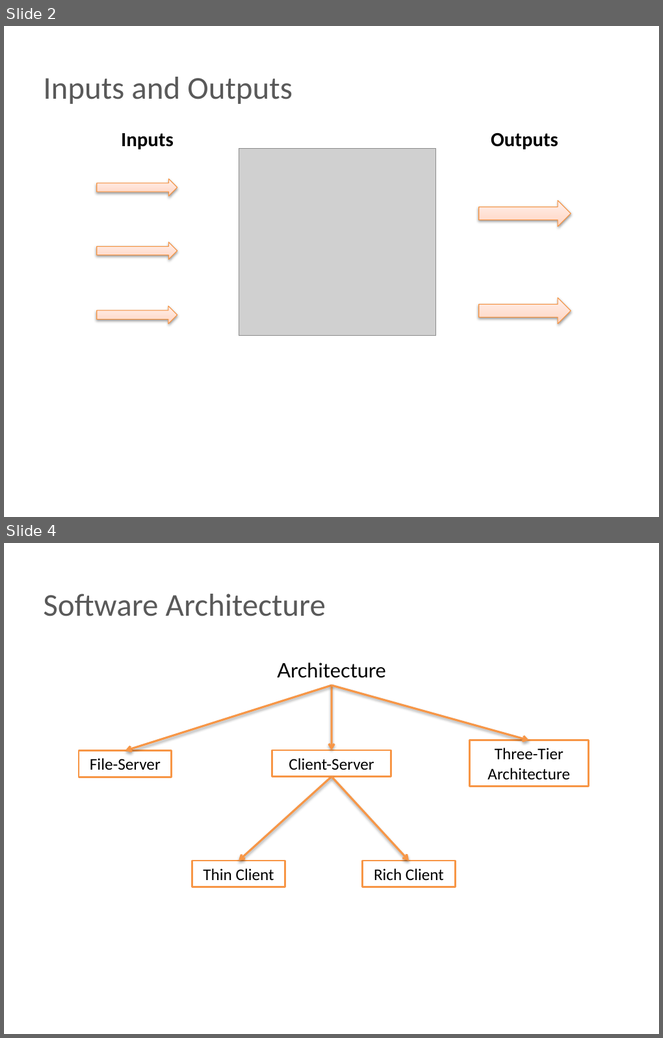
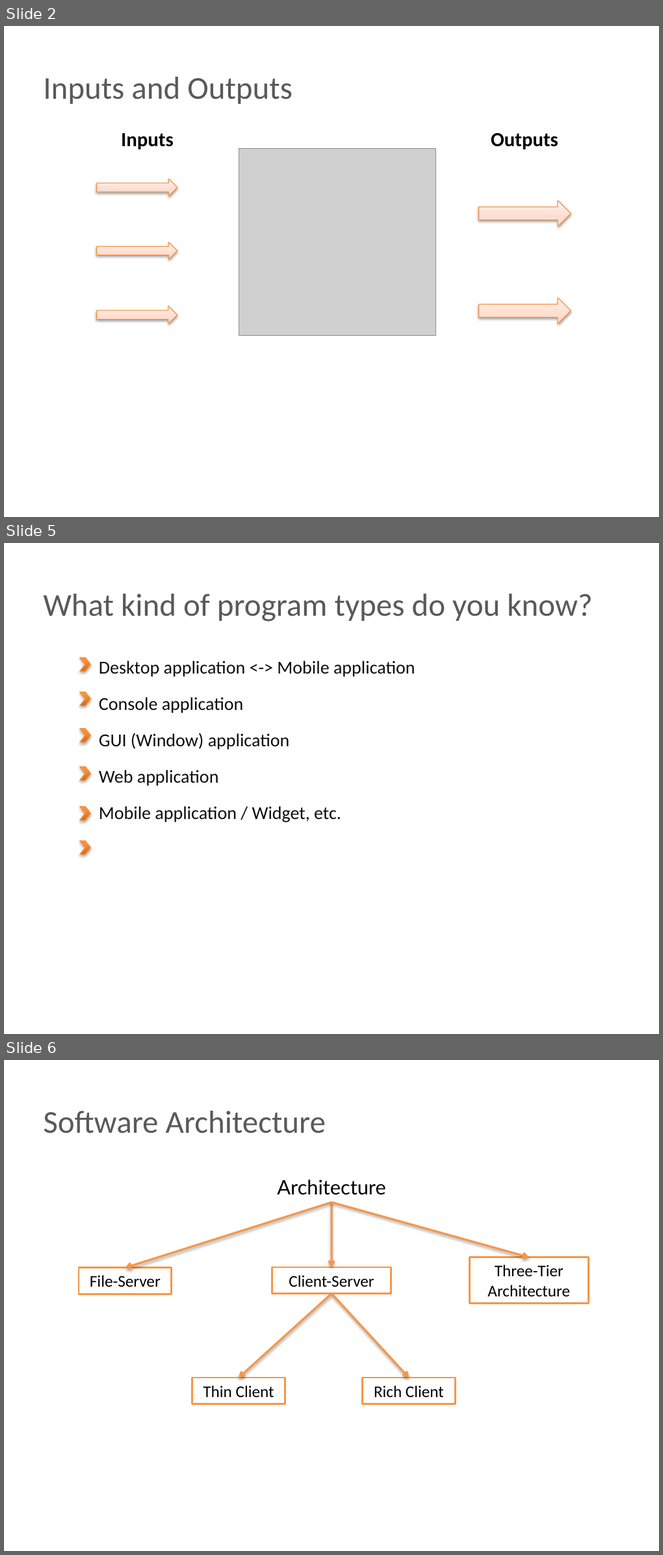
Before and after one commit to BigRacer/swtesting, a slide deck: 1.Introduction_part2/Introduction.pptx. Shown one above the other, each under a label of ours: slides 2 and 4 before the commit, slides 2, 5 and 6 after it; the slides between them are not shown. The pictures are 663x1038 and 663x1555 pixels, drawn with LibreOffice and Linux fonts; fonts in the diff are those of the drawing; grey boxes stand for pictures; background and template pictures are left out. Boxes give left, top, right and bottom in pixels: in the first picture for what was removed or moved away, otherwise in the second. Text is boxed around its words. In the diff, an @@ line names an element or a change of style, - is before the commit and + after.

```diff
--- a/1.Introduction_part2/Introduction.pptx
+++ b/1.Introduction_part2/Introduction.pptx
@@ slide 5 added at <box>4,543,659,1034</box>, background picture (left out) @@
@@ text added at <box>43,594,592,622</box>, 35 pt, text #595959 @@
+What kind of program types do you know?
@@ chevron added at <box>80,657,91,672</box>, fill gradient #CC6E20 to #FF9034 to #FF9136, outline #F69240 0.75 pt @@
@@ text added at <box>99,661,415,823</box>, 20 pt, text #0D0D0D @@
+Desktop application <-> Mobile application
+Console application
+GUI (Window) application
+Web application
+Mobile application / Widget, etc.
@@ chevron added at <box>80,693,91,706</box>, fill gradient #CC6E20 to #FF9034 to #FF9136, outline #F69240 0.75 pt @@
@@ chevron added at <box>80,728,91,742</box>, fill gradient #CC6E20 to #FF9034 to #FF9136, outline #F69240 0.75 pt @@
@@ chevron added at <box>80,767,91,781</box>, fill gradient #CC6E20 to #FF9034 to #FF9136, outline #F69240 0.75 pt @@
@@ chevron added at <box>80,806,91,820</box>, fill gradient #CC6E20 to #FF9034 to #FF9136, outline #F69240 0.75 pt @@
@@ chevron added at <box>80,841,91,855</box>, fill gradient #CC6E20 to #FF9034 to #FF9136, outline #F69240 0.75 pt @@
@@ what was slide 4 is now slide 6 @@
```
Also in this commit, not shown: 1 slide changed, 1 other slide added, 3 other files.
